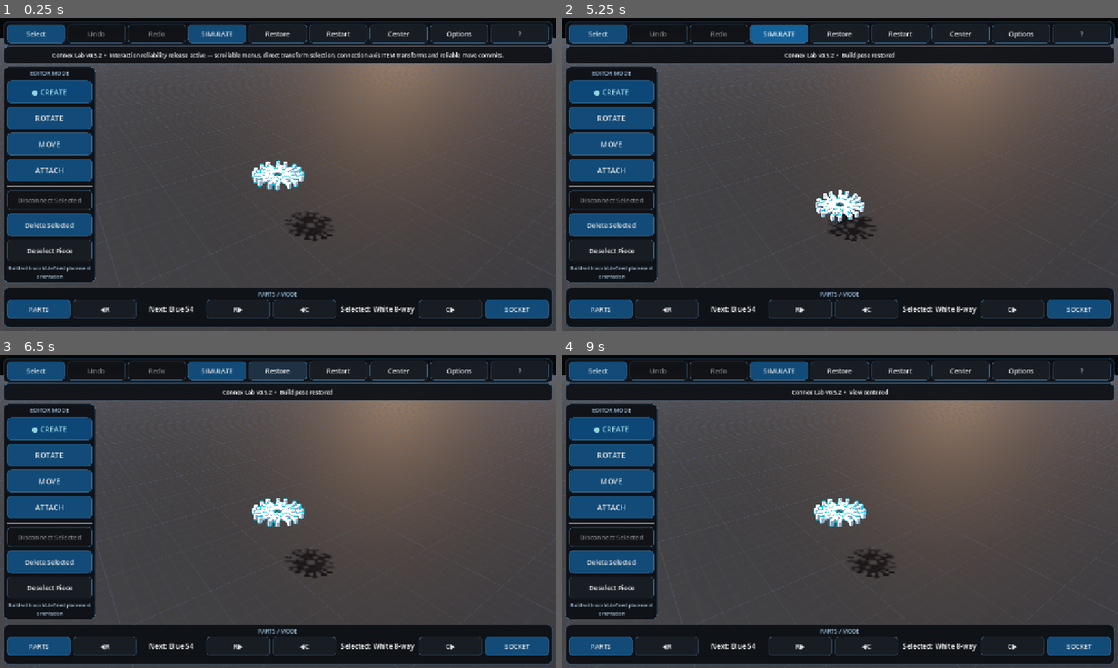
Above: before the commit, frames 1-4 (two rows, left to right).
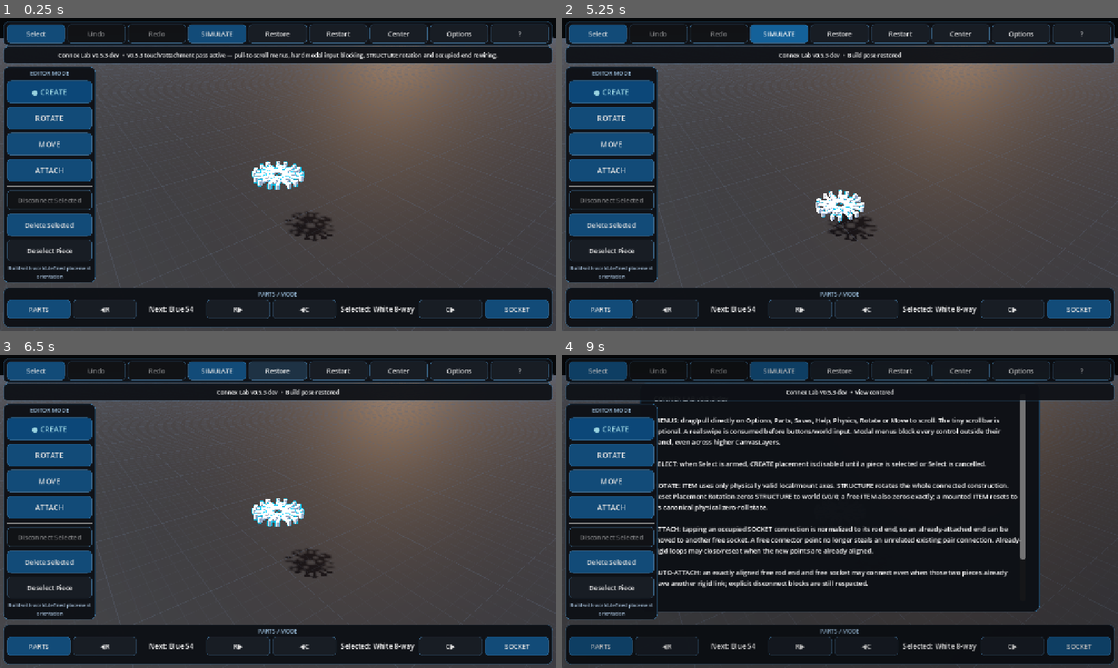
Above: after the commit, the same moments.

Repository: pixel375/connex
Game: Godot game, scene res://Main.tscn
The game is run twice, just before and just after one commit, with the same random seed, the same clock (stepped at 60 frames per second) and the same inputs.
Inputs:
- Up to frame 1 (0.25 s): no input
- Up to frame 2 (5.25 s): click "Restart" at 0.5 s; click "Restart" at 1.25 s; click "Restart" at 2 s; click "Select" at 2.75 s; click "SELECT…" at 3.5 s; click "SIMULATE" at 4.25 s; click "BUILD" at 5 s
- Up to frame 3 (6.5 s): click "Restore" at 5.75 s
- Up to frame 4 (9 s): click "Center" at 6.5 s; click "?" at 7.25 s; click "PARTS" at 8 s; click "◀R" at 8.75 s

The runs differ from the first frame. In frame 1, 0.9% of the frame differs, in the area x 9-91%, y 10-56%; in frame 2, 0.2%; in frame 3, 0.2%; in frame 4, 46%, in the area x 0-100%, y 2-99%.

Commit message:
v0.5.3: switch main scene to touch attachment runtime

Diff:
--- a/Main.tscn
+++ b/Main.tscn
@@ -1,7 +1,7 @@
 [gd_scene load_steps=3 format=3]
 
-; v0.5.2 release runtime: res://scripts/main_v055.gd
-[ext_resource type="Script" path="res://scripts/main_v055.gd" id="1_main"]
+; v0.5.3 development runtime: res://scripts/main_v056.gd
+[ext_resource type="Script" path="res://scripts/main_v056.gd" id="1_main"]
 [ext_resource type="Script" path="res://scripts/physics_slider_fix_v052.gd" id="2_physics_fix"]
 
 [node name="Main" type="Node3D"]
